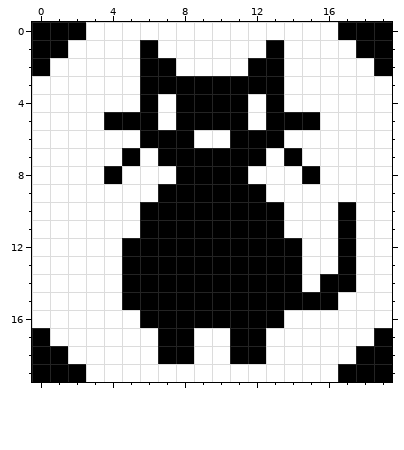
A pixel-art sprite gets an edit: assets/puzzles/cat.png. Above is the file before it was changed.
The file is 20x20 pixels.
After the commit:
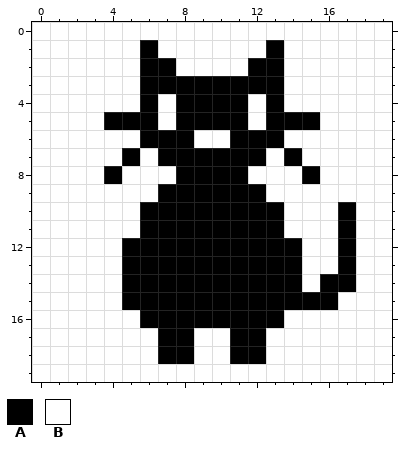
Palette (. is transparent): A #000000  B #ffffff
The edit:
y 0: x 0..2 AAA -> BBB; x 17..19 AAA -> BBB
y 1: x 0..1 AA -> BB; x 18..19 AA -> BB
y 2: x 0 A -> B; x 19 A -> B
y 17: x 0 A -> B; x 19 A -> B
y 18: x 0..1 AA -> BB; x 18..19 AA -> BB
y 19: x 0..2 AAA -> BBB; x 17..19 AAA -> BBB
Where, in picture pixels (left, top, right, bottom), the same in both pictures:
changed: (32, 22, 86, 76)
changed: (338, 22, 392, 76)
changed: (32, 328, 86, 382)
changed: (338, 328, 392, 382)
